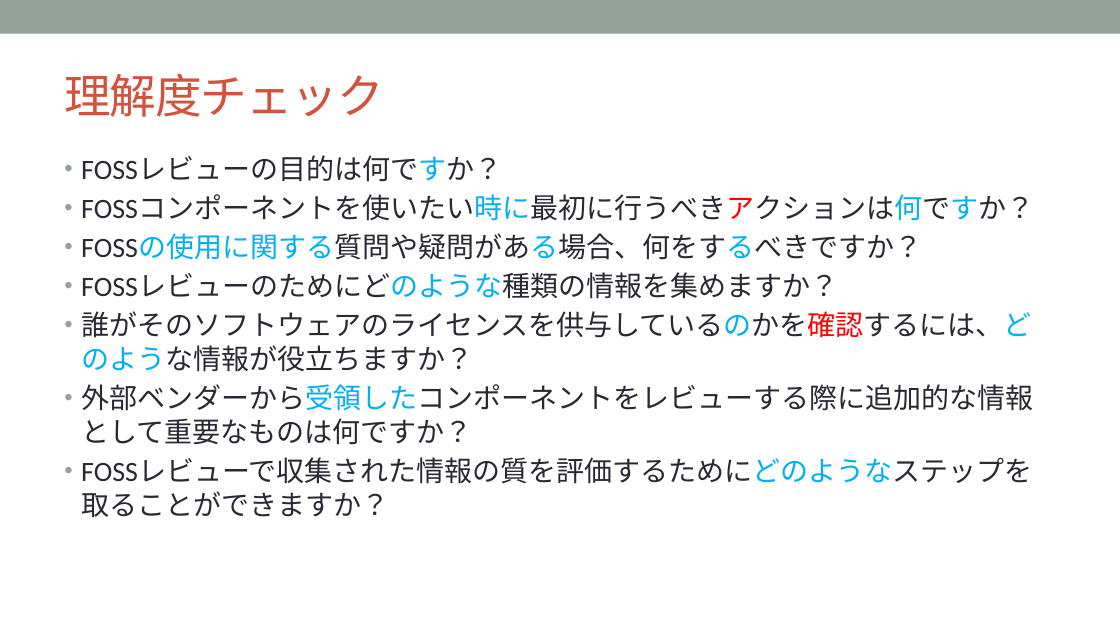
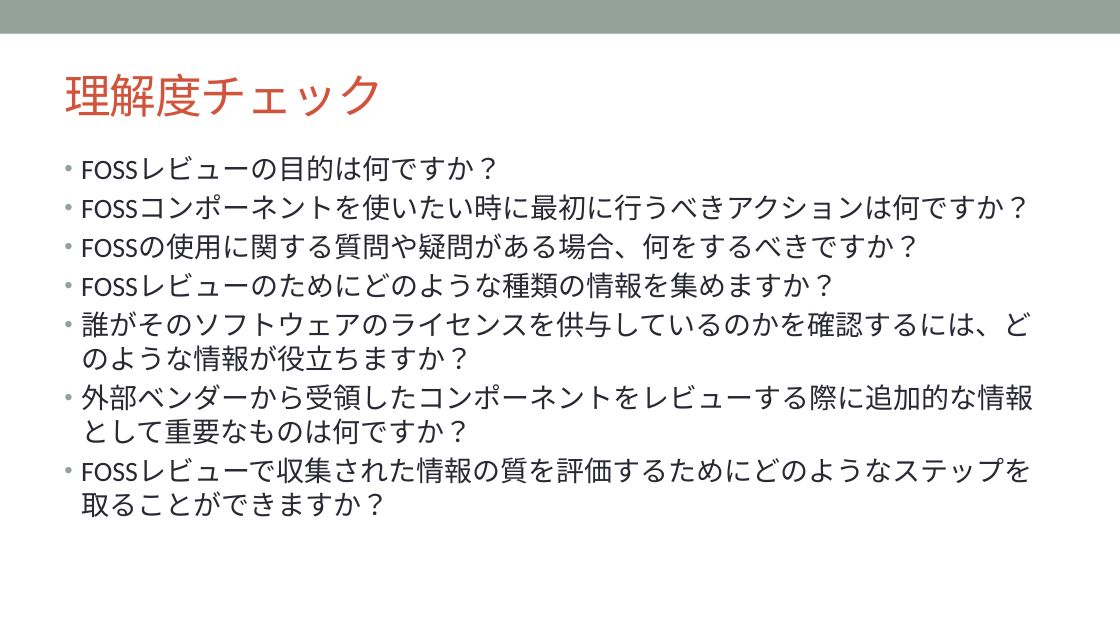
Before and after one commit to OpenChain-Project/Curriculum-Translation-JP, a slide deck: slide 50 of RC/openchain-curriculum-release-2-jp_rc1.0.pptx. Drawn at 1120x630 pixels with LibreOffice and Linux fonts; fonts in the diff are those of the drawing; background and template pictures are left out. Boxes give left, top, right and bottom in pixels: in the first picture for what was removed or moved away, otherwise in the second. Text is boxed around its words. In the diff, an @@ line names an element or a change of style, - is before the commit and + after.

```diff
--- a/RC/openchain-curriculum-release-2-jp_rc1.0.pptx
+++ b/RC/openchain-curriculum-release-2-jp_rc1.0.pptx
@@ text "FOSSレビューの目的は何ですか？" at box(81, 156, 1033, 445): text colour #00B0F0 to #292934 in "FOSSレビューの目的は何ですか？", "FOSSコンポーネントを使いたい時に最初に行うべきアクションは何ですか？", "FOSSの使用に関する質問や疑問がある場合、何をするべきですか？", "FOSSレビューのためにどのような種類の情報を集めますか？" and 3 more places; text colour #FF0000 to #292934 in "FOSSコンポーネントを使いたい時に最初に行うべきアクションは何ですか？", "誰がそのソフトウェアのライセンスを供与しているのかを確認するには、どのような情報が役立ちますか？" @@
```
Also in this commit, not shown: 6 other slides changed.
